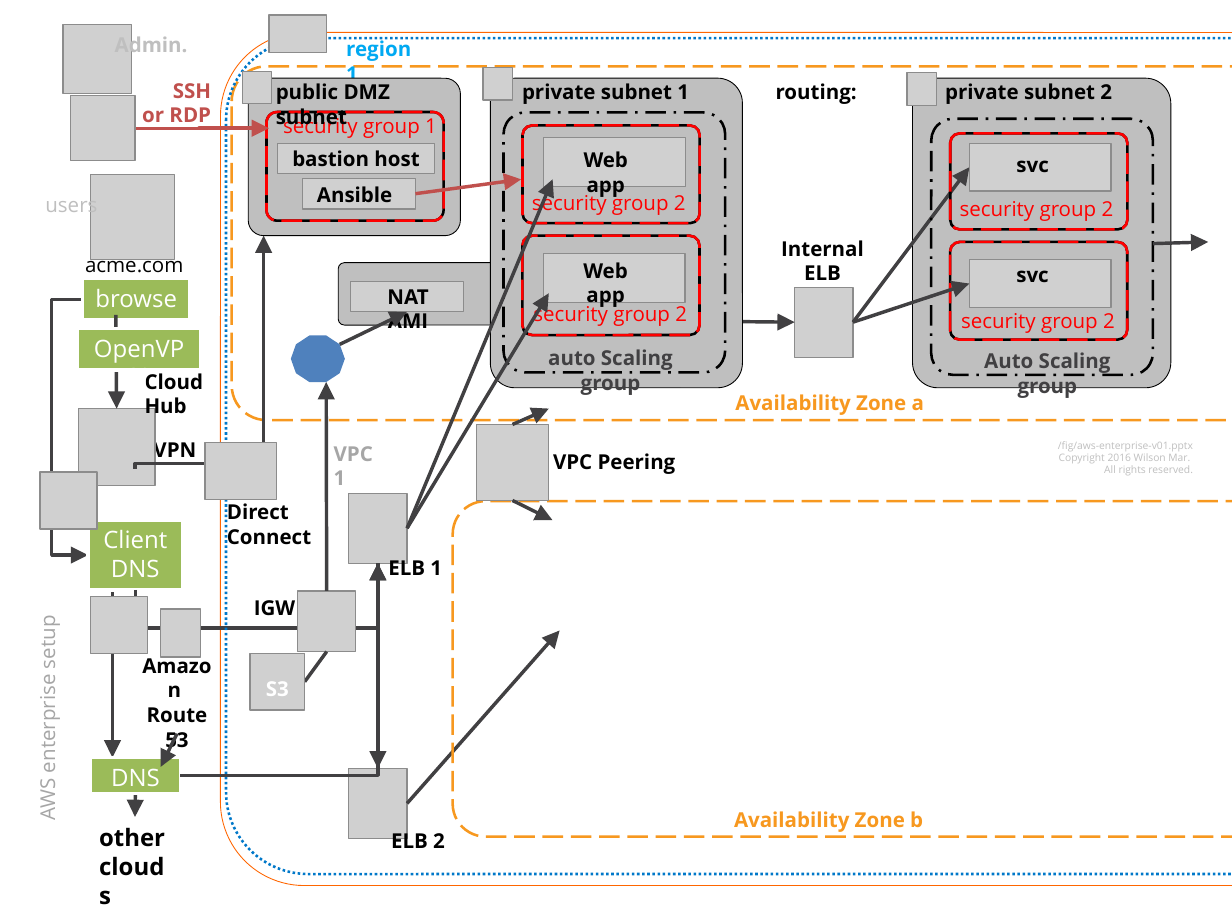
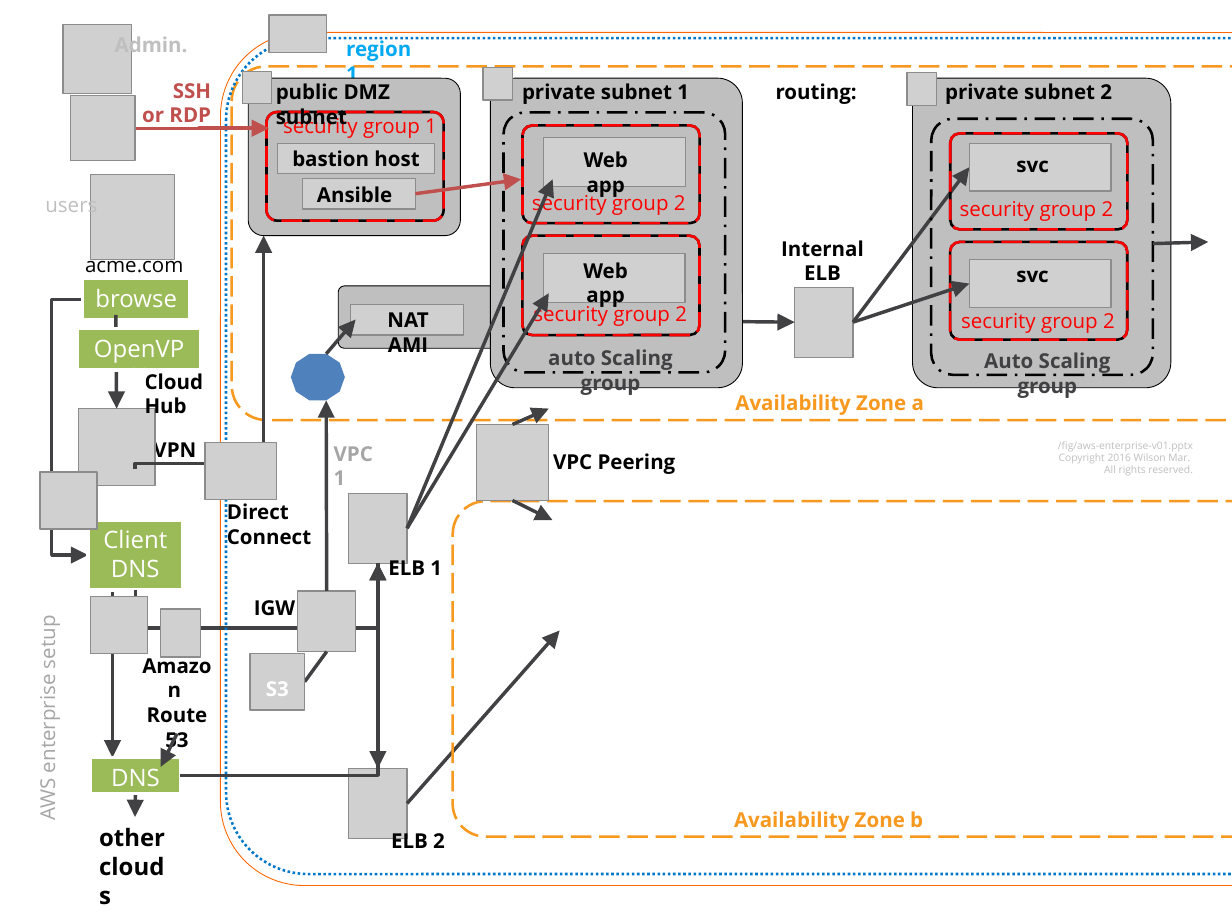
Before and after one commit to rkuma183/wilsonmar.github.io, a slide deck: slide 1 of fig/aws-enterprise-v02.pptx. Drawn at 1232x924 pixels with LibreOffice and Linux fonts; fonts in the diff are those of the drawing; grey boxes stand for pictures. Boxes give left, top, right and bottom in pixels: in the first picture for what was removed or moved away, otherwise in the second. Text is boxed around its words. In the diff, an @@ line names an element or a change of style, - is before the commit and + after.

```diff
--- a/fig/aws-enterprise-v02.pptx
+++ b/fig/aws-enterprise-v02.pptx
@@ 1 picture, 1 text, 1 rounded rectangle: place and size @@
-1 picture, 1 text, 1 rounded rectangle at (339, 262, 520, 335)
+1 picture, 1 text, 1 rounded rectangle at (339, 286, 520, 358)
@@ arrow moved from (340, 345) - (407, 312) to (326, 354) - (356, 319) @@
@@ decagon: place and size @@
-decagon at (291, 335, 345, 382)
+decagon at (291, 354, 345, 400)
@@ arrow moved from (326, 591) - (326, 382) to (326, 591) - (326, 400) @@
```
Also in this commit, not shown: 4 other files.
